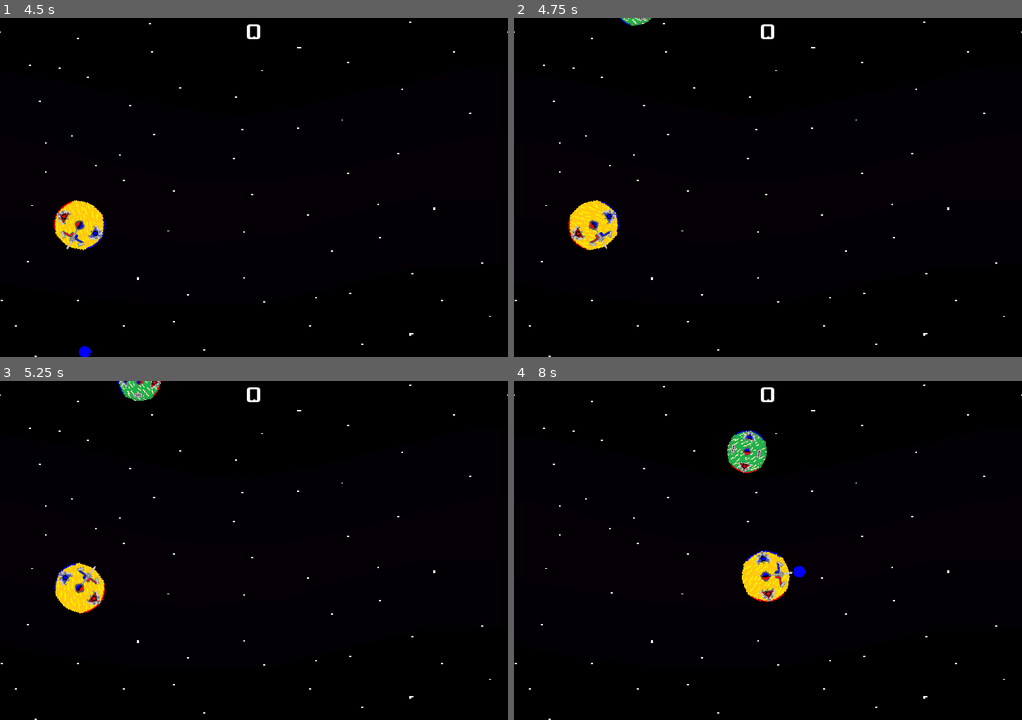
Above: before the commit, frames 1-4 (two rows, left to right).
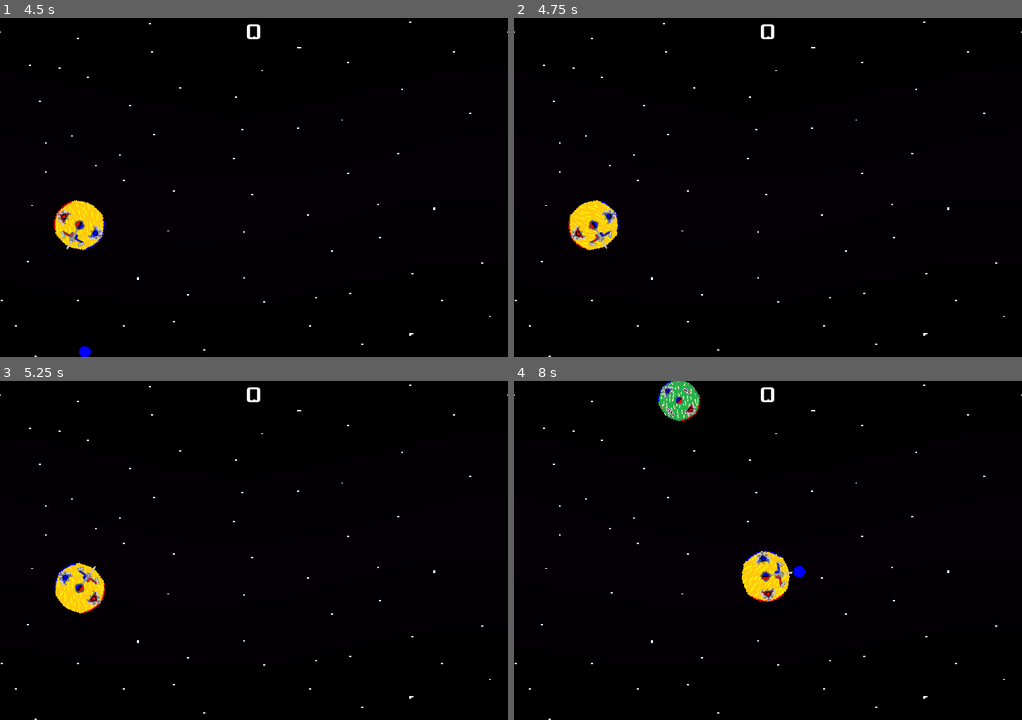
Above: after the commit, the same moments.

Repository: Austincain1006/MelonJam2024
Game: Godot game, scene res://main.tscn
The game is run twice, just before and just after one commit, with the same random seed, the same clock (stepped at 60 frames per second) and the same inputs.
Inputs (mouse positions are in pixels of both pictures, inside the frame that each line leads up to):
- Up to frame 1 (4.5 s): click "Play" at 0.5 s; tap Enter at 1.25 s; move the mouse to (365, 170) at 1.27 s; hold D (RotateRight) 1.28-2.03 s; hold Right mouse button (FireNegative) 1.28-2.03 s; move the mouse to (152, 204) at 2.02 s; hold S (MoveBackward) 2.03-2.78 s; click (152, 204) at 2.1 s; move the mouse to (304, 112) at 2.77 s; hold D (RotateRight) 2.78-3.53 s; hold Right mouse button (FireNegative) 2.78-3.53 s; move the mouse to (228, 255) at 3.52 s; hold W (MoveForward) 3.53-4.28 s; click (228, 255) at 3.6 s; move the mouse to (406, 238) at 4.27 s; hold A (RotateLeft) from 4.28 s (still down); hold Right mouse button (FireNegative) from 4.28 s (still down)
- Up to frame 2 (4.75 s): keep holding A (RotateLeft); keep holding Right mouse button (FireNegative)
- Up to frame 3 (5.25 s): keep holding A (RotateLeft); move the mouse to (101, 499) at 5.02 s; release Right mouse button (FireNegative) at 5.03 s; click (101, 499) at 5.1 s
- Up to frame 4 (8 s): move the mouse to (793, 550) at 5.77 s; release A (RotateLeft) at 5.78 s; hold S (MoveBackward) 5.78-6.53 s; hold Right mouse button (FireNegative) 5.78-6.53 s; move the mouse to (691, 465) at 6.52 s; hold D (RotateRight) 6.53-7.28 s; click (691, 465) at 6.6 s; move the mouse to (879, 533) at 7.27 s; hold W (MoveForward) from 7.28 s (still down); hold Right mouse button (FireNegative) from 7.28 s (still down)

Frame 1 is identical in both runs. In frame 2, 0.1% of the frame differs, in the area x 20-27%, y 0-3%; in frame 3, 0.4%; in frame 4, 1.5%, in the area x 28-50%, y 0-28%.

Commit message:
Reduced Difficulty

Diff:
--- a/main.gd
+++ b/main.gd
@@ -47,9 +47,11 @@
 		spawnEnemy()
 		numEnemies += 1
 
+	$EnemySpawnTimer.start()
+
 	# Chance to Spawn Multiple Enemies if allowed
 	if (numEnemies < enemyCap() && randf() < 0.5):
-		get_tree().create_timer($EnemySpawnTimer.wait_time / randf_range(3, 8))
+		await get_tree().create_timer($EnemySpawnTimer.wait_time / randf_range(3, 8)).timeout
 		spawnEnemy()
 		numEnemies += 1
 
@@ -72,6 +74,7 @@
 	unFreezePlayer()
 	numEnemies = 0
 	score = 0
+	$EnemySpawnTimer.wait_time = 6
 	$HUD.setScore(score)
 
 
@@ -106,15 +109,20 @@
 
 # Returns the Enemy Cap, Scales with Player Score
 func enemyCap():
-	if score >= 3:
+	if score >= 5:
+		$EnemySpawnTimer.wait_time = 5.5
 		return 2
-	if score >= 7:
+	if score >= 10:
+		$EnemySpawnTimer.wait_time = 5
 		return 3
-	if score >= 12:
+	if score >= 16:
+		$EnemySpawnTimer.wait_time = 4.5
 		return 4
-	if score >= 20:
+	if score >= 25:
+		$EnemySpawnTimer.wait_time = 4
 		return 5
 	else:
+		$EnemySpawnTimer.wait_time = 6
 		return 1
 
 
--- a/main.tscn
+++ b/main.tscn
@@ -319,7 +319,7 @@
 position = Vector2(-24, -24)
 
 [node name="EnemySpawnTimer" type="Timer" parent="."]
-wait_time = 4.0
+wait_time = 6.0
 
 [node name="HUD" parent="." instance=ExtResource("4_kjf0n")]
 
--- a/player.gd
+++ b/player.gd
@@ -39,6 +39,7 @@
 
 	move_and_slide()
 	global_position = global_position.clamp(boundaryStart, boundaryEnd)
+
 
 # Fire Ion Cannon
 func fire(charge):
